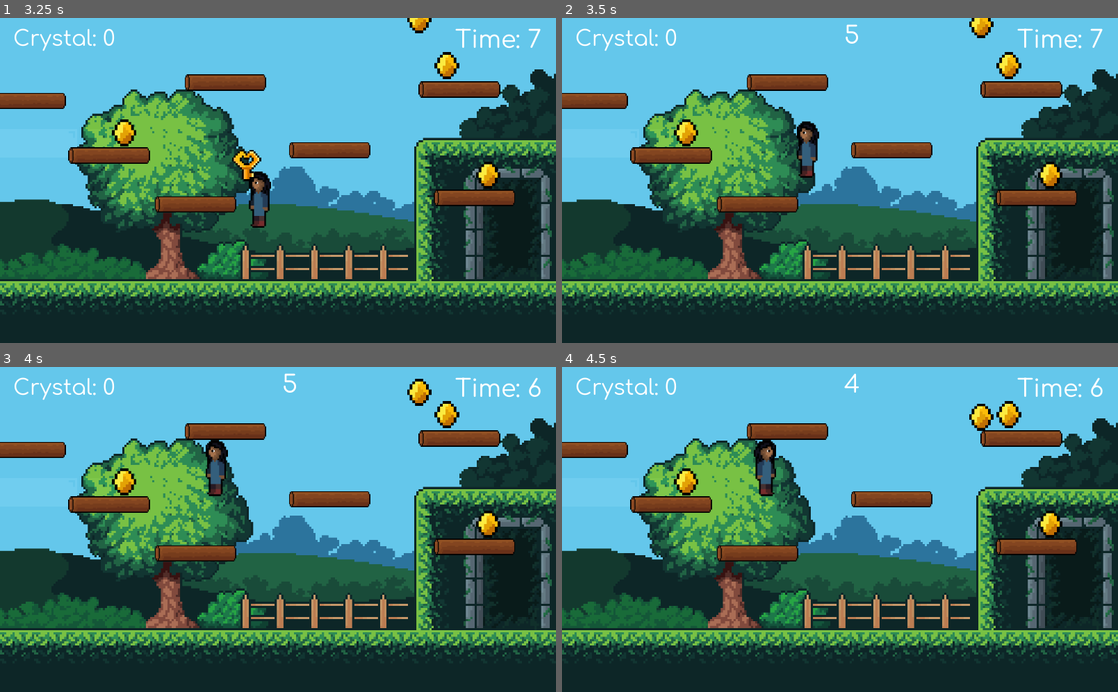
Above: before the commit, frames 1-4 (two rows, left to right).
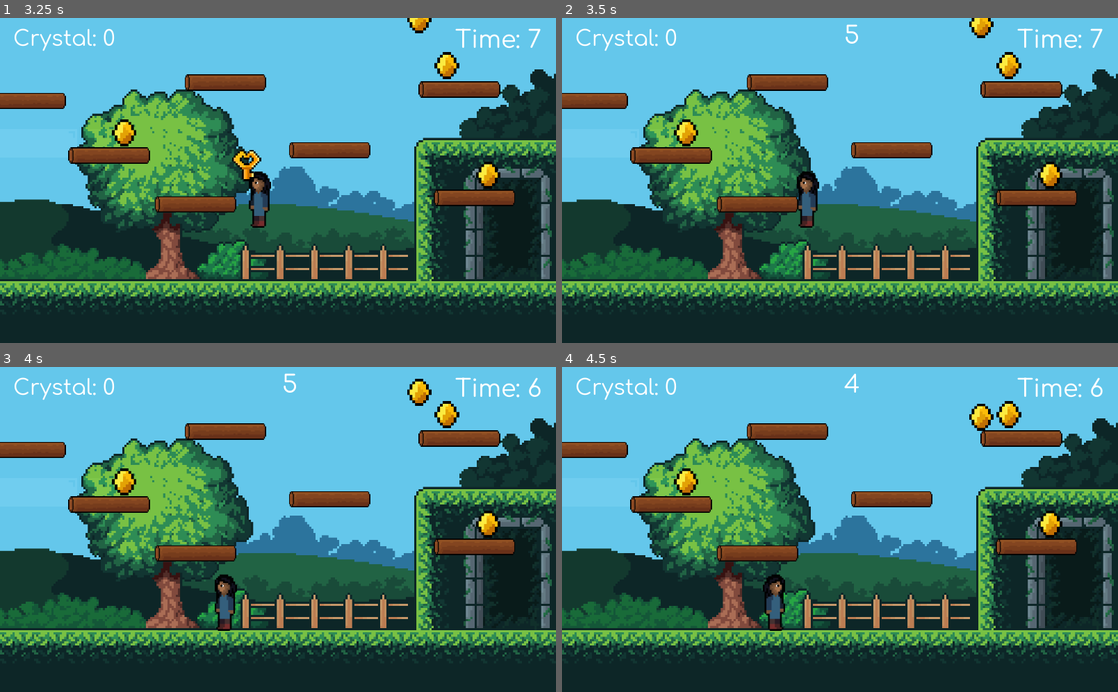
Above: after the commit, the same moments.

Repository: caffebd/sayem-platform
Game: Godot game, scene res://scenes/World.tscn
Same seed, same stepped clock (60 frames per second), same inputs: the game is played once before the commit and once after it.
Inputs:
- Up to frame 1 (3.25 s): tap Enter at 0.5 s; hold D (right) 0.53-2.03 s; tap W (jump) at 0.77, 1.52, 3.02 s; hold A (left) from 2.03 s (still down)
- Up to frame 2 (3.5 s): keep holding A (left)
- Up to frame 3 (4 s): keep holding A (left); tap W (jump) at 3.77 s
- Up to frame 4 (4.5 s): release A (left) at 4.28 s; hold D (right) from 4.28 s (still down)

Frame 1 is identical in both runs. In frame 2, 1.0% of the frame differs, in the area x 42-47%, y 31-65%; in frame 3, 1.1%, in the area x 37-43%, y 22-82%; in frame 4, 1.1%.

Commit message:
add_signal

Diff:
--- a/scripts/Player.gd
+++ b/scripts/Player.gd
@@ -8,7 +8,7 @@
 var direction := Vector2.ZERO
 
 func _ready():
-	GlobalSignals.connect("player_fly", self, "_player_fly")
+	GlobalSignals.connect("fly_power", self, "_fly_power")
 
 func _input(event):
 	direction.x = 0
@@ -27,5 +27,5 @@
 
 	direction = move_and_slide(direction,  Vector2.UP)
 
-func _player_fly():
-	gravity = 0
+func _fly_power():
+	direction.y += speed
--- a/scripts/fly_key.gd
+++ b/scripts/fly_key.gd
@@ -5,5 +5,4 @@
 
 func _on_fly_key_body_entered(body):
 	queue_free()
-	GlobalSignals.emit_signal("player_fly")
 	GlobalSignals.emit_signal("fly_power")
--- a/scripts/globalSignals.gd
+++ b/scripts/globalSignals.gd
@@ -6,6 +6,4 @@
 
 signal coin_destroy()
 
-signal player_fly()
-
 signal fly_power()
